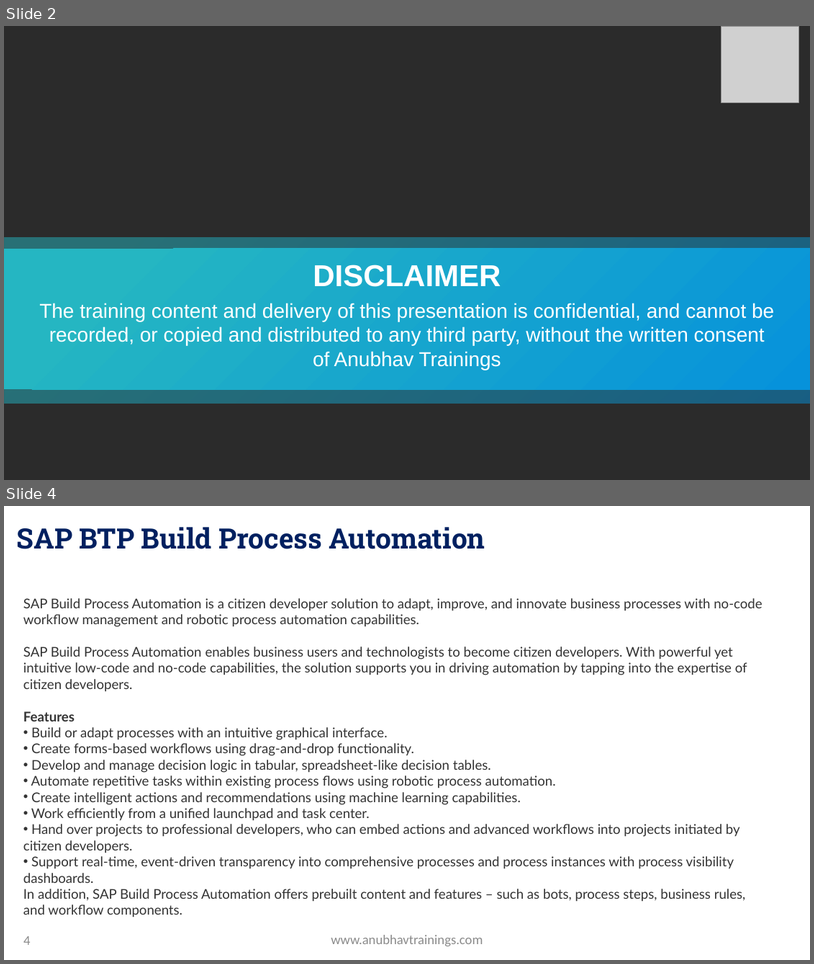
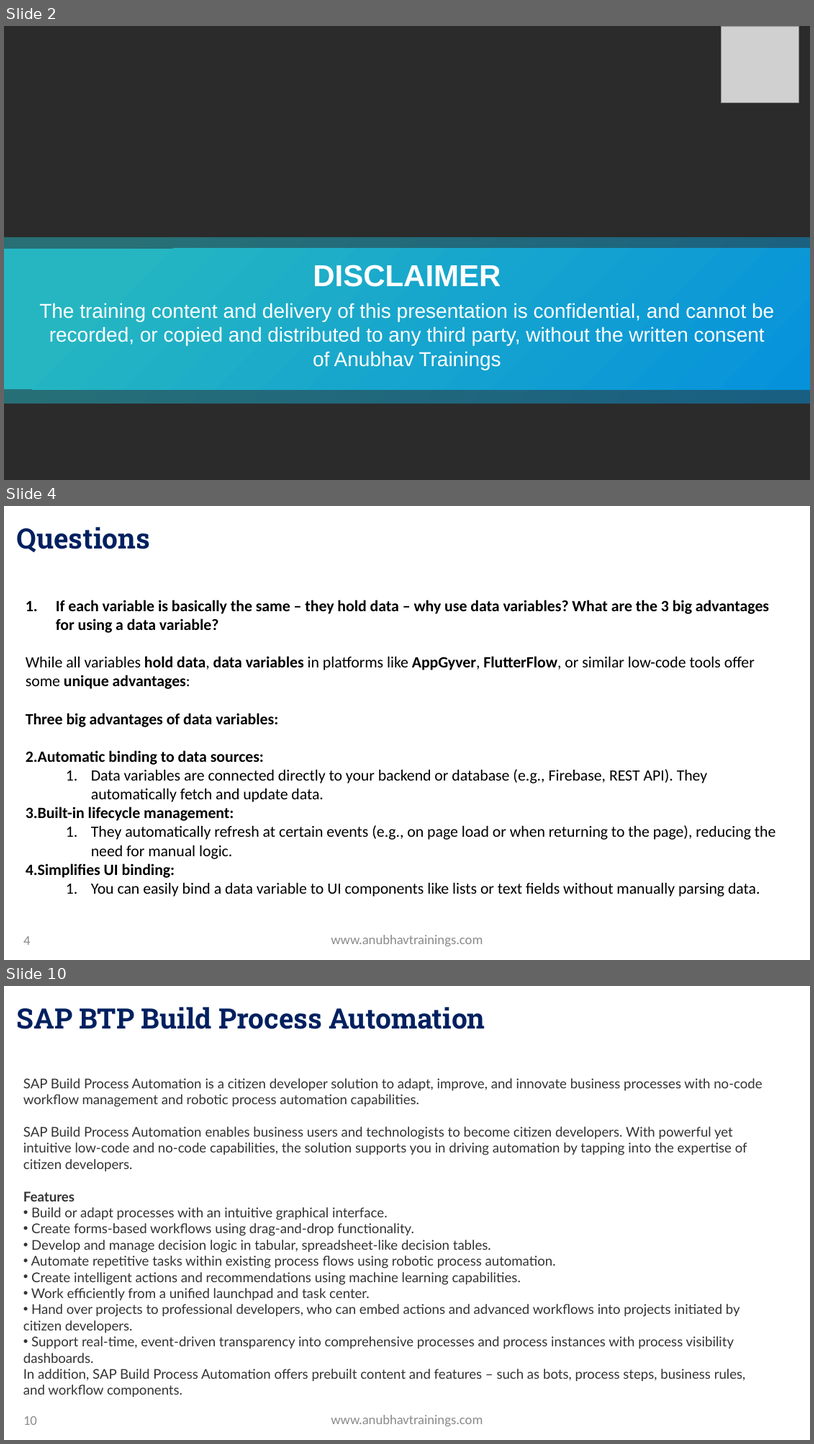
Before and after one commit to soyuztechnologies/SAP_BTP_Build_Apps_Training, a slide deck: Day 7/Day 7 -Build Apps Training.pptx. Shown one above the other, each under a label of ours: slides 2 and 4 before the commit, slides 2, 4 and 10 after it; the slides between them are not shown. The pictures are 814x964 and 814x1444 pixels, drawn with LibreOffice and Linux fonts; fonts in the diff are those of the drawing; grey boxes stand for pictures; background and template pictures are left out; a plain dark background stands for a picture behind light text. Boxes give left, top, right and bottom in pixels: in the first picture for what was removed or moved away, otherwise in the second. Text is boxed around its words. In the diff, an @@ line names an element or a change of style, - is before the commit and + after.

Commit message:
Auto bot updater RAP Course

```diff
--- a/Day 7/Day 7 -Build Apps Training.pptx
+++ b/Day 7/Day 7 -Build Apps Training.pptx
@@ slide 4 added at (4,506,810,960), background picture (left out) @@
@@ title added at (17,527,150,552), 33.3 pt, text gradient #002060 to #0070C0, bold @@
+Questions
@@ text added at (26,600,777,896), 18.7 pt, text #000000 @@
+1. If each variable is basically the same – they hold data – why use data variables? What are the 3 big advantages for using a data variable?
+While all variables hold data, data variables in platforms like AppGyver, FlutterFlow, or similar low-code tools offer some unique advantages:
+Three big advantages of data variables:
+1. Automatic binding to data sources:
+  1. Data variables are connected directly to your backend or database (e.g., Firebase, REST API). They automatically fetch and update data.
+2. Built-in lifecycle management:
+  1. They automatically refresh at certain events (e.g., on page load or when returning to the page), reducing the need for manual logic.
+3. Simplifies UI binding:
+  1. You can easily bind a data variable to UI components like lists or text fields without manually parsing data.
@@ page number added at (23,936,30,944), 16 pt, text #8C8C8C @@
+4
@@ text added at (331,934,483,946), 16 pt, text #8C8C8C @@
+www.anubhavtrainings.com
@@ what was slide 4 is now slide 10 @@
@@ page number at (23,1416,37,1424): text changed @@
-4
+10
```
Also in this commit, not shown: 1 slide changed, 5 other slides added, 1 other file.
